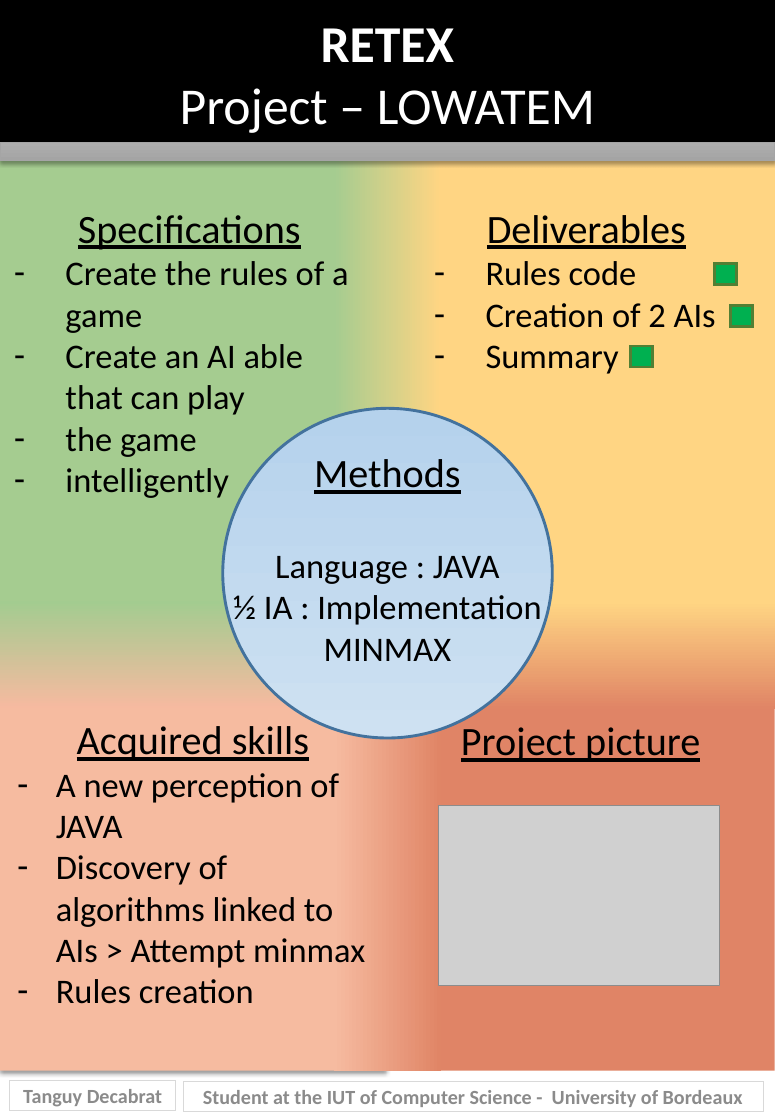
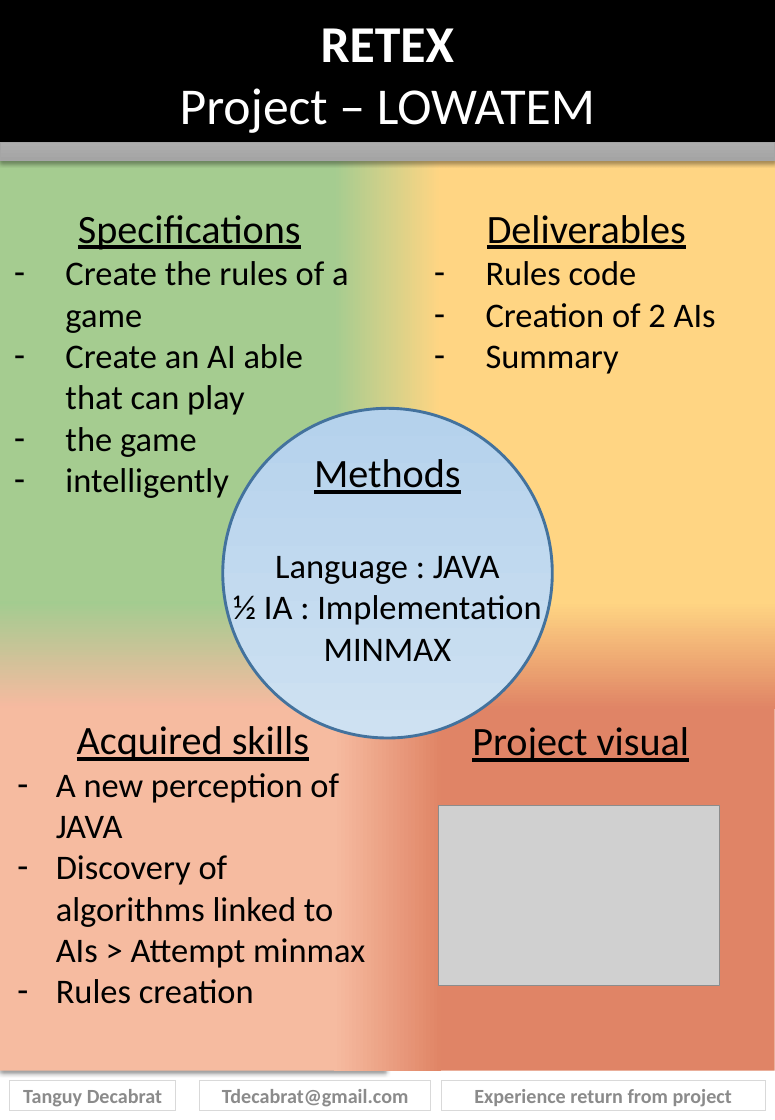
Before and after one commit to TDecabrat/TDecabrat.github.io, a slide deck: slide 19 of assets/Tanguy_Decabrat_S2C_RETEX_PONG.pptx (slide 18 before the commit). Drawn at 775x1120 pixels with LibreOffice and Linux fonts; fonts in the diff are those of the drawing; grey boxes stand for pictures. Boxes give left, top, right and bottom in pixels: in the first picture for what was removed or moved away, otherwise in the second. Text is boxed around its words. In the diff, an @@ line names an element or a change of style, - is before the commit and + after.

Commit message:
Updated all retexes, modified picture & removed all retex download option

```diff
--- a/assets/Tanguy_Decabrat_S2C_RETEX_PONG.pptx
+++ b/assets/Tanguy_Decabrat_S2C_RETEX_PONG.pptx
@@ rectangle removed at bbox=[715, 263, 737, 284] @@
@@ rectangle removed at bbox=[731, 305, 752, 326] @@
@@ rectangle removed at bbox=[630, 346, 652, 367] @@
@@ text at bbox=[472, 727, 690, 762]: text changed @@
-Project picture
+Project visual
@@ rectangle removed at bbox=[183, 1081, 763, 1111] @@
-Student at the IUT of Computer Science - University of Bordeaux
@@ rectangle added at bbox=[199, 1080, 431, 1110], outline #D9D9D9 0 pt, 14 pt, text #8B8B8B, bold @@
+Tdecabrat@gmail.com
@@ rectangle added at bbox=[441, 1080, 766, 1110], outline #D9D9D9 0 pt, 14 pt, text #8B8B8B, bold @@
+Experience return from project
```
Also in this commit, not shown: 25 other slides changed, 2 slides added, 36 other files.
